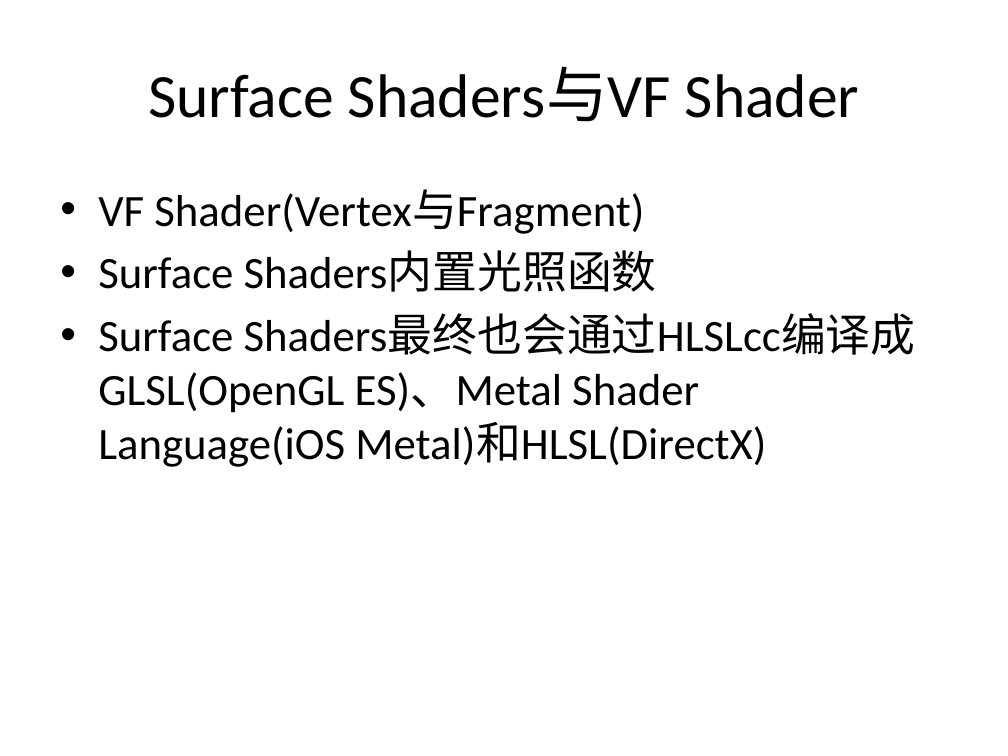
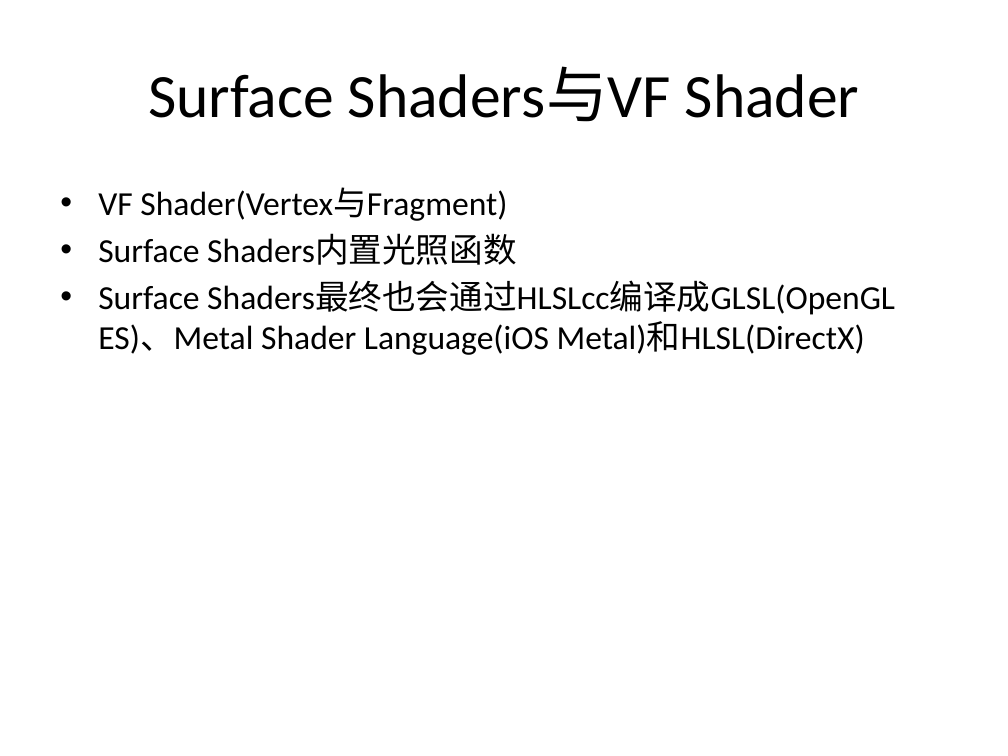
Before and after one commit to eangulee/UnityPerformanceOptimization, a slide deck: slide 22 of GPU Render Pipepline.pptx (slide 17 before the commit). Drawn at 1008x756 pixels with LibreOffice and Linux fonts; fonts in the diff are those of the drawing. Boxes give left, top, right and bottom in pixels: in the first picture for what was removed or moved away, otherwise in the second. Text is boxed around its words. In the diff, an @@ line names an element or a change of style, - is before the commit and + after.

```diff
--- a/GPU Render Pipepline.pptx
+++ b/GPU Render Pipepline.pptx
@@ text "VF Shader(Vertex与Fragment)" at (98,187,895,355): size 32 to 24 pt; less space between paragraphs @@
```
Also in this commit, not shown: 3 other slides changed, 5 slides added.
